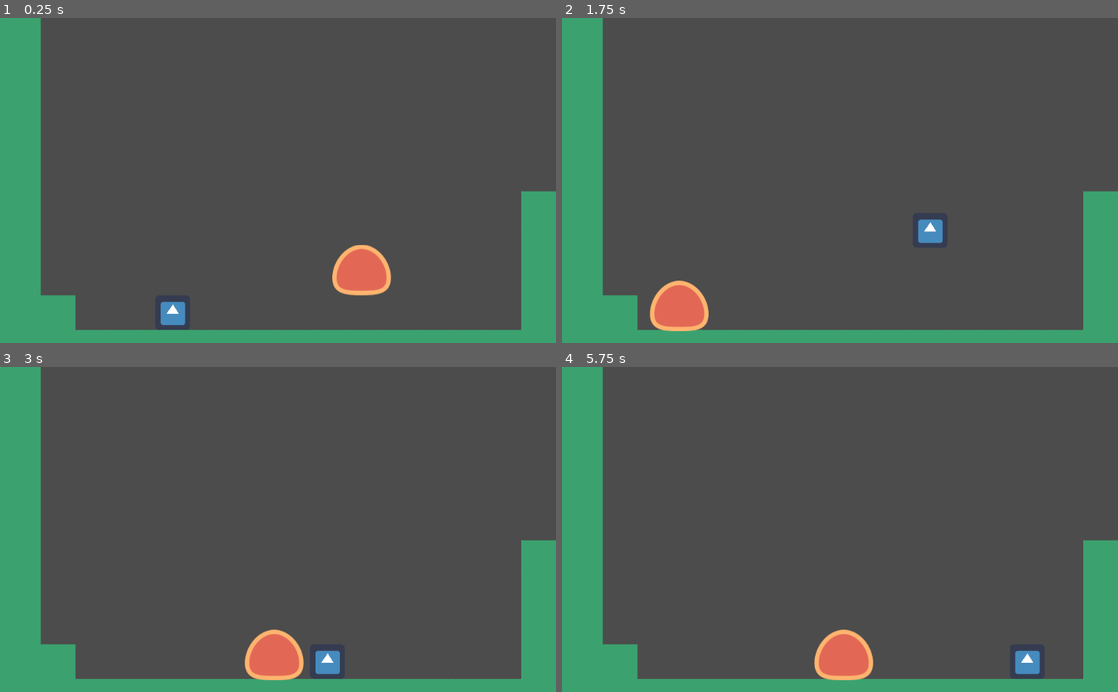
Above: before the commit, frames 1-4 (two rows, left to right).
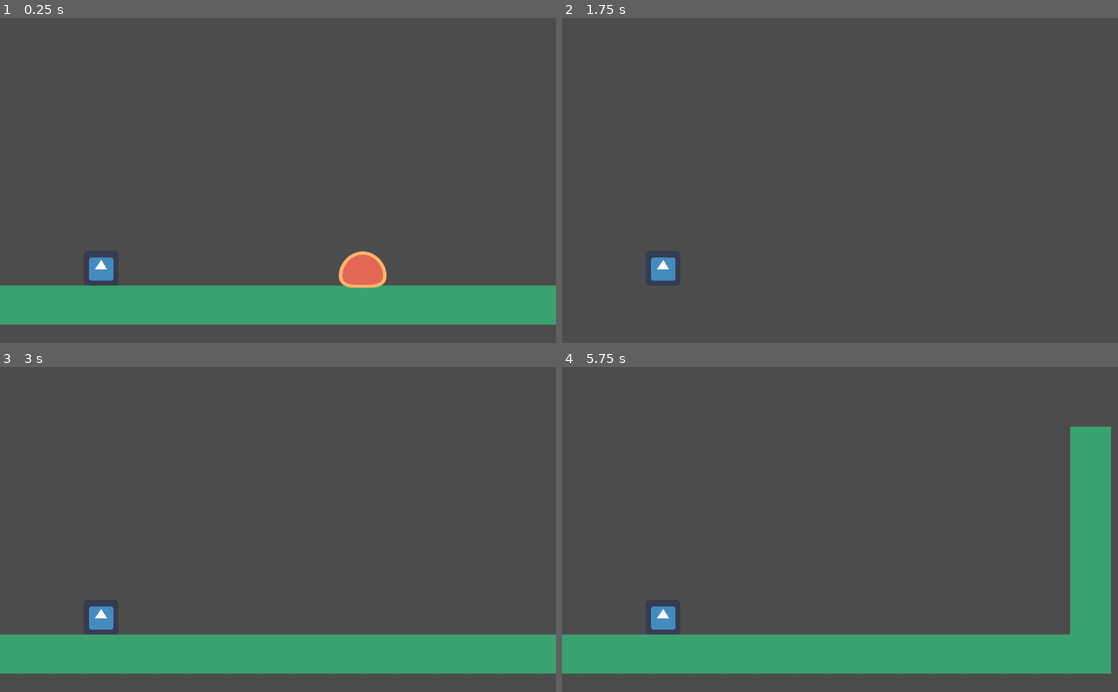
Above: after the commit, the same moments.

Repository: Riddhick/Another-Platformer
Game: Godot game, scene res://src/Levels/TestLevel.tscn
Two runs of this game, one before a commit and one after it. Both use one fixed random seed, a clock stepped at 60 frames per second and the inputs below. The project has no main scene, so this scene is started directly. The engine's default icon, where the game draws it, is replaced by a stand-in: a white triangle on a blue panel in a dark square.
Inputs:
- Up to frame 1 (0.25 s): no input
- Up to frame 2 (1.75 s): hold D (move_right) from 0.53 s (still down); tap Space (jump) at 0.77, 1.52 s
- Up to frame 3 (3 s): release D (move_right) at 2.03 s; hold A (move_left) 2.03-2.78 s; hold D (move_right) from 2.78 s (still down)
- Up to frame 4 (5.75 s): tap Space (jump) at 3.02, 3.77, 4.52 s; release D (move_right) at 4.28 s; hold A (move_left) 4.28-5.03 s; hold D (move_right) from 5.03 s (still down)

The runs differ from the first frame. In frame 1, 23% of the frame differs, in the area x 0-100%, y 0-100%; in frame 2, 16%; in frame 3, 23%; in frame 4, 25%.

Commit message:
Enemy Trigger added

Diff:
--- a/src/Levels/TestLevel.tscn
+++ b/src/Levels/TestLevel.tscn
@@ -37,10 +37,10 @@
 collision_layer = 8
 collision_mask = 0
 format = 1
-tile_data = PoolIntArray( 0, 0, 0, 65536, 0, 0, 131072, 0, 0, 196608, 0, 0, 262144, 0, 0, 327680, 0, 0, 327695, 0, 0, 393216, 0, 0, 393231, 0, 0, 458752, 0, 0, 458767, 0, 0, 524288, 0, 0, 524289, 0, 0, 524303, 0, 0, 589824, 0, 0, 589825, 0, 0, 589826, 0, 0, 589827, 0, 0, 589828, 0, 0, 589829, 0, 0, 589830, 0, 0, 589831, 0, 0, 589832, 0, 0, 589833, 0, 0, 589834, 0, 0, 589835, 0, 0, 589836, 0, 0, 589837, 0, 0, 589838, 0, 0, 589839, 0, 0 )
+tile_data = PoolIntArray( 0, 0, 0, 65536, 0, 0, 131072, 0, 0, 196608, 0, 0, 196635, 0, 0, 262144, 0, 0, 262171, 0, 0, 327680, 0, 0, 327707, 0, 0, 393216, 0, 0, 393243, 0, 0, 458752, 0, 0, 458779, 0, 0, 524288, 0, 0, 524315, 0, 0, 589824, 0, 0, 589825, 0, 0, 589826, 0, 0, 589827, 0, 0, 589828, 0, 0, 589829, 0, 0, 589830, 0, 0, 589831, 0, 0, 589832, 0, 0, 589833, 0, 0, 589834, 0, 0, 589835, 0, 0, 589836, 0, 0, 589837, 0, 0, 589838, 0, 0, 589839, 0, 0, 589840, 0, 0, 589841, 0, 0, 589842, 0, 0, 589843, 0, 0, 589844, 0, 0, 589845, 0, 0, 589846, 0, 0, 589847, 0, 0, 589848, 0, 0, 589849, 0, 0, 589850, 0, 0, 589851, 0, 0 )
 
-[node name="Player" parent="TileMap" instance=ExtResource( 2 )]
+[node name="Player" parent="." instance=ExtResource( 2 )]
 position = Vector2( 318, 574 )
 
-[node name="Enemy" parent="TileMap" instance=ExtResource( 3 )]
-position = Vector2( 742, 416 )
+[node name="Enemy" parent="." instance=ExtResource( 3 )]
+position = Vector2( 868, 521 )
--- a/src/actors/Enemy.gd
+++ b/src/actors/Enemy.gd
@@ -1,6 +1,7 @@
 extends Actor
 
 func _ready() -> void:
+	set_physics_process(false)
 	velocity.x=-speed.x
 
 func _physics_process(delta: float) -> void:
--- a/src/actors/Enemy.tscn
+++ b/src/actors/Enemy.tscn
@@ -4,7 +4,7 @@
 [ext_resource path="res://src/actors/Enemy.gd" type="Script" id=2]
 
 [sub_resource type="RectangleShape2D" id=1]
-extents = Vector2( 36, 35.25 )
+extents = Vector2( 30, 24.125 )
 
 [node name="Enemy" type="KinematicBody2D"]
 collision_layer = 2
@@ -12,9 +12,16 @@
 script = ExtResource( 2 )
 
 [node name="Enemy" type="Sprite" parent="."]
-position = Vector2( -1, -51 )
+position = Vector2( 2, -36 )
+scale = Vector2( 0.814815, 0.725806 )
 texture = ExtResource( 1 )
 
 [node name="CollisionShape2D" type="CollisionShape2D" parent="."]
-position = Vector2( -1, -42 )
+position = Vector2( 1, -30.875 )
 shape = SubResource( 1 )
+
+[node name="VisibilityEnabler2D" type="VisibilityEnabler2D" parent="."]
+position = Vector2( 1, -21 )
+scale = Vector2( 3.1, 1.9 )
+process_parent = true
+physics_process_parent = true
--- a/src/actors/Player.tscn
+++ b/src/actors/Player.tscn
@@ -17,3 +17,7 @@
 [node name="CollisionShape2D" type="CollisionShape2D" parent="."]
 position = Vector2( -0.5, -31 )
 shape = SubResource( 1 )
+
+[node name="Camera2D" type="Camera2D" parent="."]
+position = Vector2( 326, -195 )
+current = true
